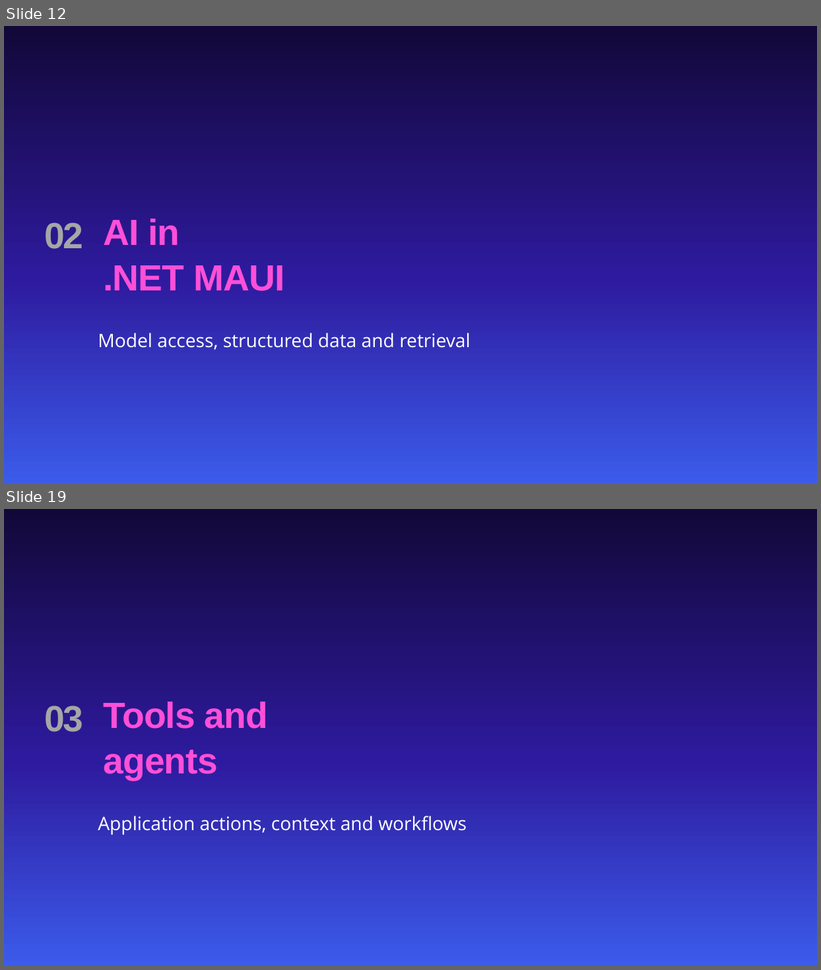
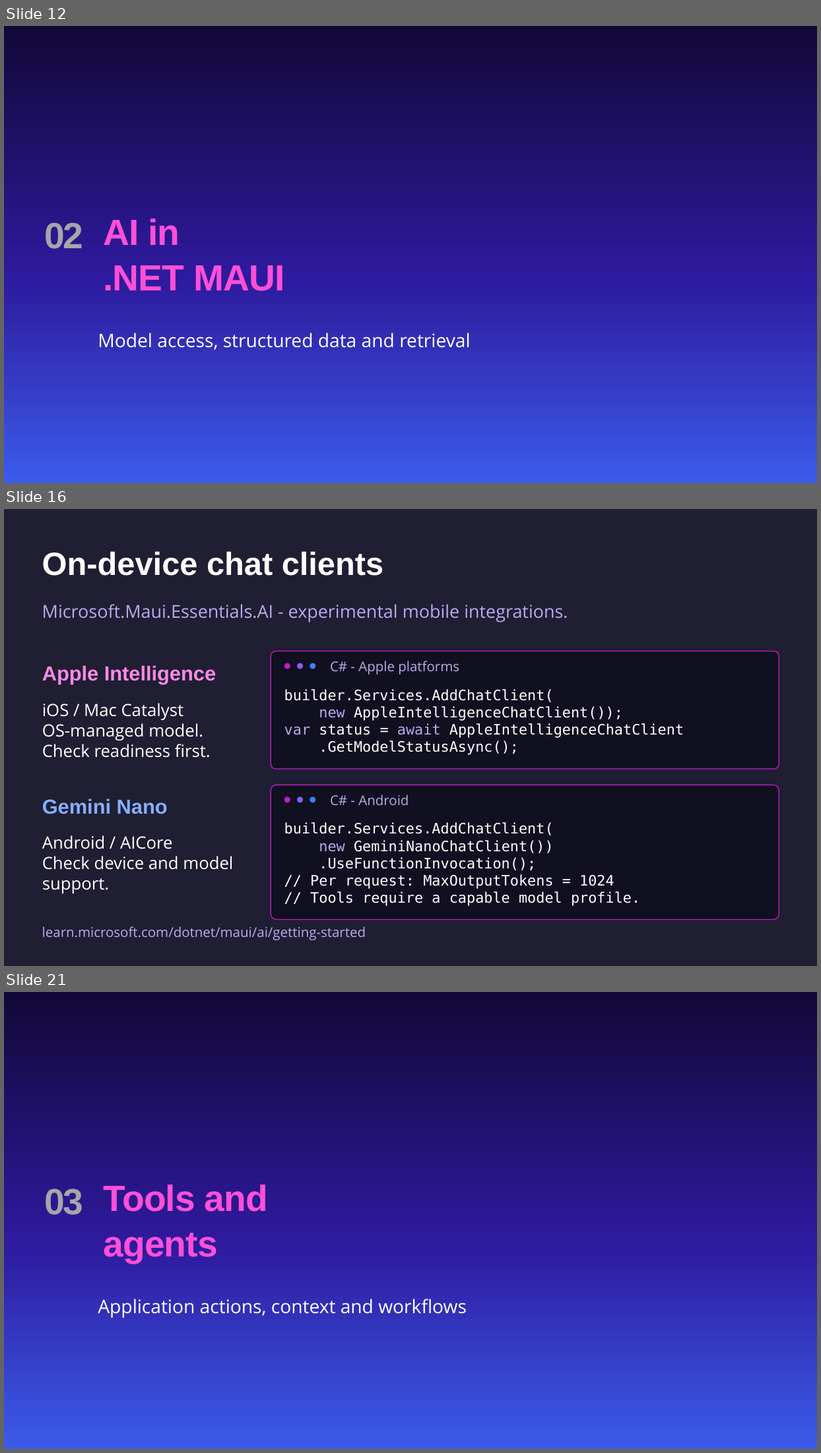
Before and after one commit to mattleibow/dotnetconf2026, a slide deck: slides.pptx. Shown one above the other, each under a label of ours: slides 12 and 19 before the commit, slides 12, 16 and 21 after it; the slides between them are not shown. The pictures are 821x970 and 821x1453 pixels, drawn with LibreOffice and Linux fonts; fonts in the diff are those of the drawing; background and template pictures are left out. Boxes give left, top, right and bottom in pixels: in the first picture for what was removed or moved away, otherwise in the second. Text is boxed around its words. In the diff, an @@ line names an element or a change of style, - is before the commit and + after.

```diff
--- a/slides.pptx
+++ b/slides.pptx
@@ slide 16 added at bbox=[4, 509, 817, 966], background #1F1E32 @@
@@ text added at bbox=[42, 551, 384, 576], 38 pt, text #FFFFFF, bold @@
+On-device chat clients
@@ text added at bbox=[42, 604, 568, 623], 21 pt, text #B9AAEE @@
+Microsoft.Maui.Essentials.AI - experimental mobile integrations.
@@ text added at bbox=[42, 665, 216, 685], 24 pt, text #FF89E7, bold @@
+Apple Intelligence
@@ rounded rectangle added at bbox=[271, 651, 780, 769], fill #111020, outline #512BD4 1 pt @@
@@ ellipse added at bbox=[284, 663, 290, 669], fill #C21DC6 @@
@@ ellipse added at bbox=[298, 663, 304, 669], fill #8B5CF6 @@
@@ ellipse added at bbox=[310, 663, 316, 669], fill #3B82F6 @@
@@ text added at bbox=[330, 661, 459, 675], 16 pt, text #B9AAEE @@
+C# - Apple platforms
@@ text added at bbox=[42, 703, 211, 758], 20 pt, text #FFFFFF @@
+iOS / Mac Catalyst
+OS-managed model.
+Check readiness first.
@@ text added at bbox=[284, 689, 684, 755], 17 pt, text #FFFFFF @@
+builder.Services.AddChatClient(
+new AppleIntelligenceChatClient());
+var status = await AppleIntelligenceChatClient
+.GetModelStatusAsync();
@@ rounded rectangle added at bbox=[271, 786, 780, 920], fill #111020, outline #512BD4 1 pt @@
@@ text added at bbox=[42, 799, 168, 815], 24 pt, text #86AEFF, bold @@
+Gemini Nano
@@ ellipse added at bbox=[284, 797, 290, 803], fill #C21DC6 @@
@@ ellipse added at bbox=[298, 797, 304, 803], fill #8B5CF6 @@
@@ ellipse added at bbox=[310, 797, 316, 803], fill #3B82F6 @@
@@ text added at bbox=[330, 795, 409, 805], 16 pt, text #B9AAEE @@
+C# - Android
@@ text added at bbox=[284, 823, 640, 906], 17 pt, text #FFFFFF @@
+builder.Services.AddChatClient(
+new GeminiNanoChatClient())
+.UseFunctionInvocation();
+// Per request: MaxOutputTokens = 1024
+// Tools require a capable model profile.
@@ text added at bbox=[42, 836, 233, 894], 20 pt, text #FFFFFF @@
+Android / AICore
+Check device and model support.
@@ text added at bbox=[42, 927, 366, 941], 16 pt, text #B9AAEE @@
+learn.microsoft.com/dotnet/maui/ai/getting-started
@@ what was slide 19 is now slide 21 @@
```
Also in this commit, not shown: 25 slides changed, 4 other slides added, 3 slides removed.
